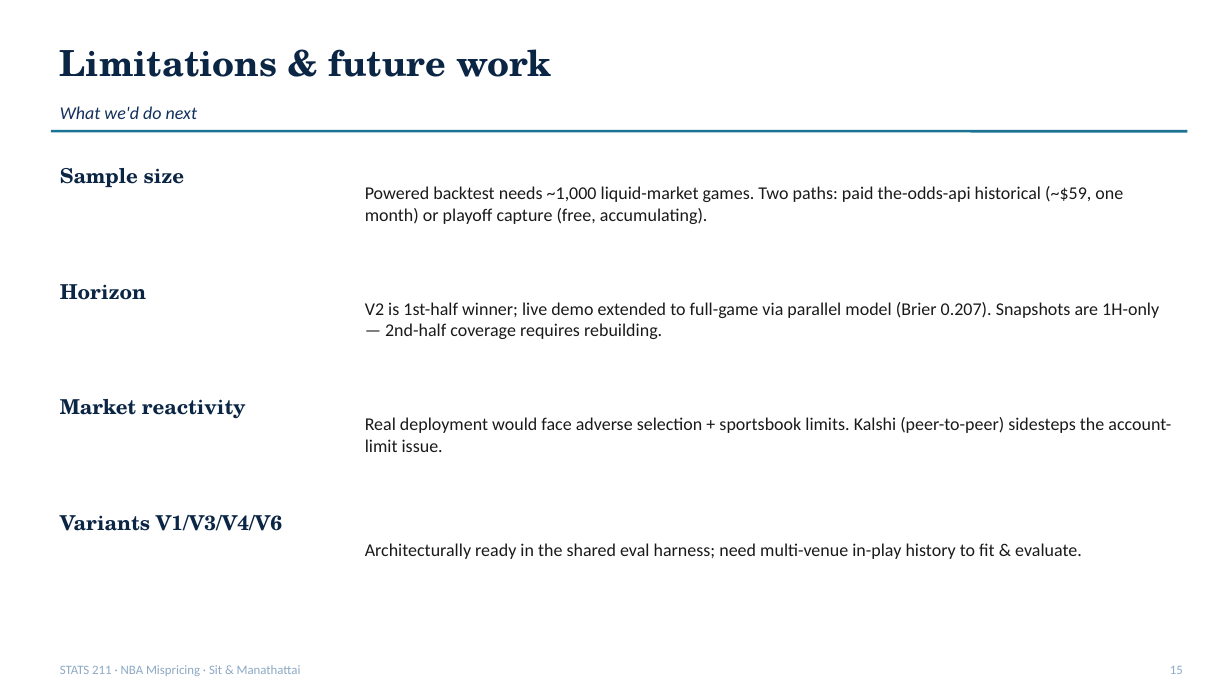
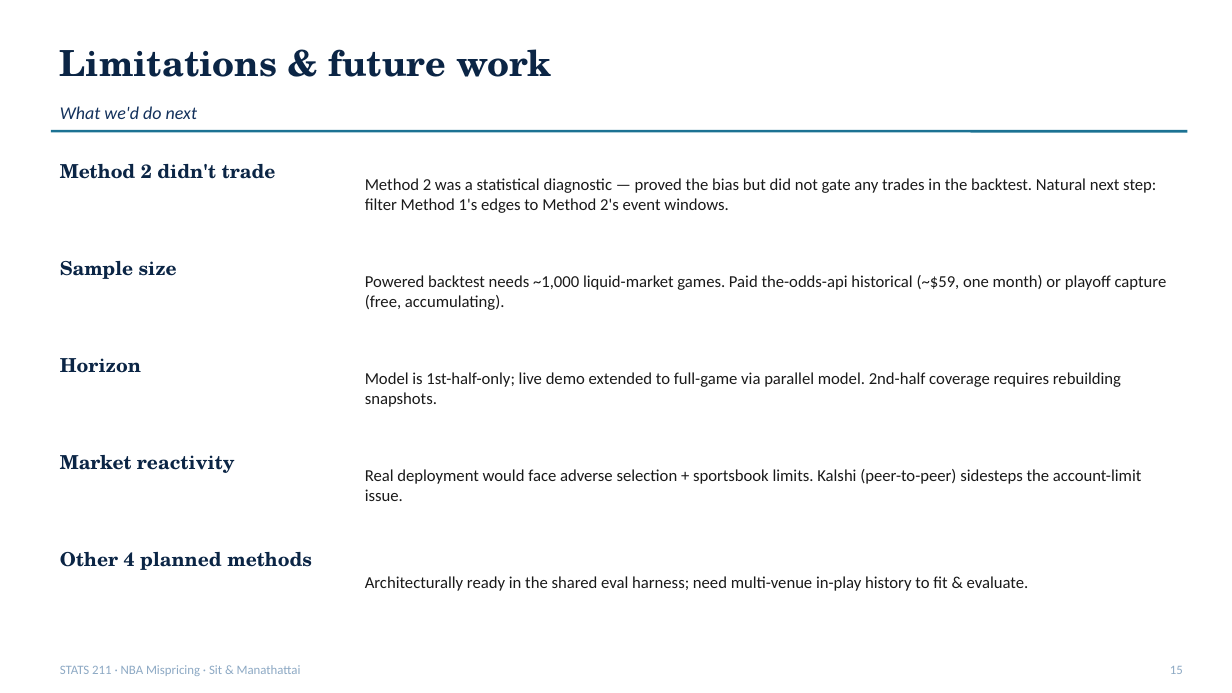
Before and after one commit to ivan-sit/live-nba-market-mispricing-detection, a slide deck: slide 15 of slides/final_deck.pptx. Drawn at 1232x693 pixels with LibreOffice and Linux fonts; fonts in the diff are those of the drawing. Boxes give left, top, right and bottom in pixels: in the first picture for what was removed or moved away, otherwise in the second. Text is boxed around its words. In the diff, an @@ line names an element or a change of style, - is before the commit and + after.

```diff
--- a/slides/final_deck.pptx
+++ b/slides/final_deck.pptx
@@ text added at box(60, 164, 276, 179), 15 pt, text #0B2545, bold @@
+Method 2 didn't trade
@@ text added at box(365, 178, 1156, 213), 13 pt, text #1A1A1A @@
+Method 2 was a statistical diagnostic — proved the bias but did not gate any trades in the backtest. Natural next step: filter Method 1's edges to Method 2's event windows.
@@ size 16 to 15 pt in 3 elements at box(60, 455, 235, 473), box(60, 358, 141, 373), box(60, 261, 177, 279) @@
@@ text "Sample size": place and size @@
-text "Sample size" at box(60, 168, 185, 187)
+text "Sample size" at box(60, 261, 177, 279)
@@ text at box(365, 275, 1167, 310): text changed; size 14 to 13 pt @@
-Powered backtest needs ~1,000 liquid-market games. Two paths: paid the-odds-api historical (~$59, one month) or playoff capture (free, accumulating).
+Powered backtest needs ~1,000 liquid-market games. Paid the-odds-api historical (~$59, one month) or playoff capture (free, accumulating).
@@ text "Horizon": place and size @@
-text "Horizon" at box(60, 284, 146, 300)
+text "Horizon" at box(60, 358, 141, 373)
@@ text at box(365, 372, 1121, 407): text changed; size 14 to 13 pt @@
-V2 is 1st-half winner; live demo extended to full-game via parallel model (Brier 0.207). Snapshots are 1H-only — 2nd-half coverage requires rebuilding.
+Model is 1st-half-only; live demo extended to full-game via parallel model. 2nd-half coverage requires rebuilding snapshots.
@@ text "Market reactivity": place and size @@
-text "Market reactivity" at box(60, 399, 246, 419)
+text "Market reactivity" at box(60, 455, 235, 473)
@@ text "Real deployment would face adverse ..." at box(365, 469, 1142, 501): size 14 to 13 pt @@
@@ text "Real deployment would face adverse ...": place and size @@
-text "Real deployment would face adverse ..." at box(365, 417, 1171, 452)
+text "Real deployment would face adverse ..." at box(365, 469, 1142, 501)
@@ text removed at box(60, 515, 282, 531) @@
-Variants V1/V3/V4/V6
@@ text "Architecturally ready in the shared ...": place and size @@
-text "Architecturally ready in the shared ..." at box(365, 543, 1082, 559)
+text "Architecturally ready in the shared ..." at box(365, 576, 1029, 591)
@@ text "Architecturally ready in the shared ..." at box(365, 576, 1029, 591): size 14 to 13 pt @@
@@ text added at box(60, 552, 312, 570), 15 pt, text #0B2545, bold @@
+Other 4 planned methods
```
Also in this commit, not shown: 1 other slide changed, 1 slide added, 1 slide removed, 4 other files.
